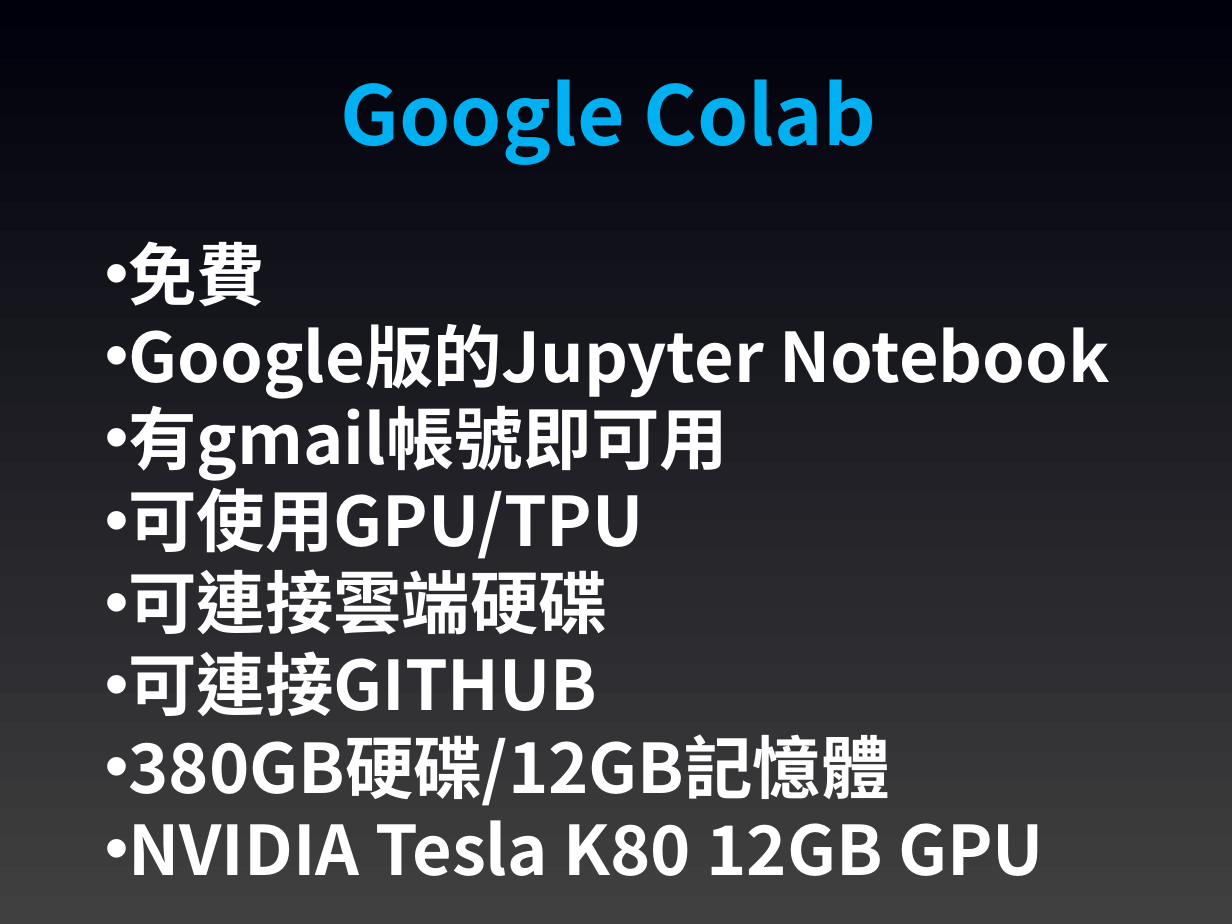
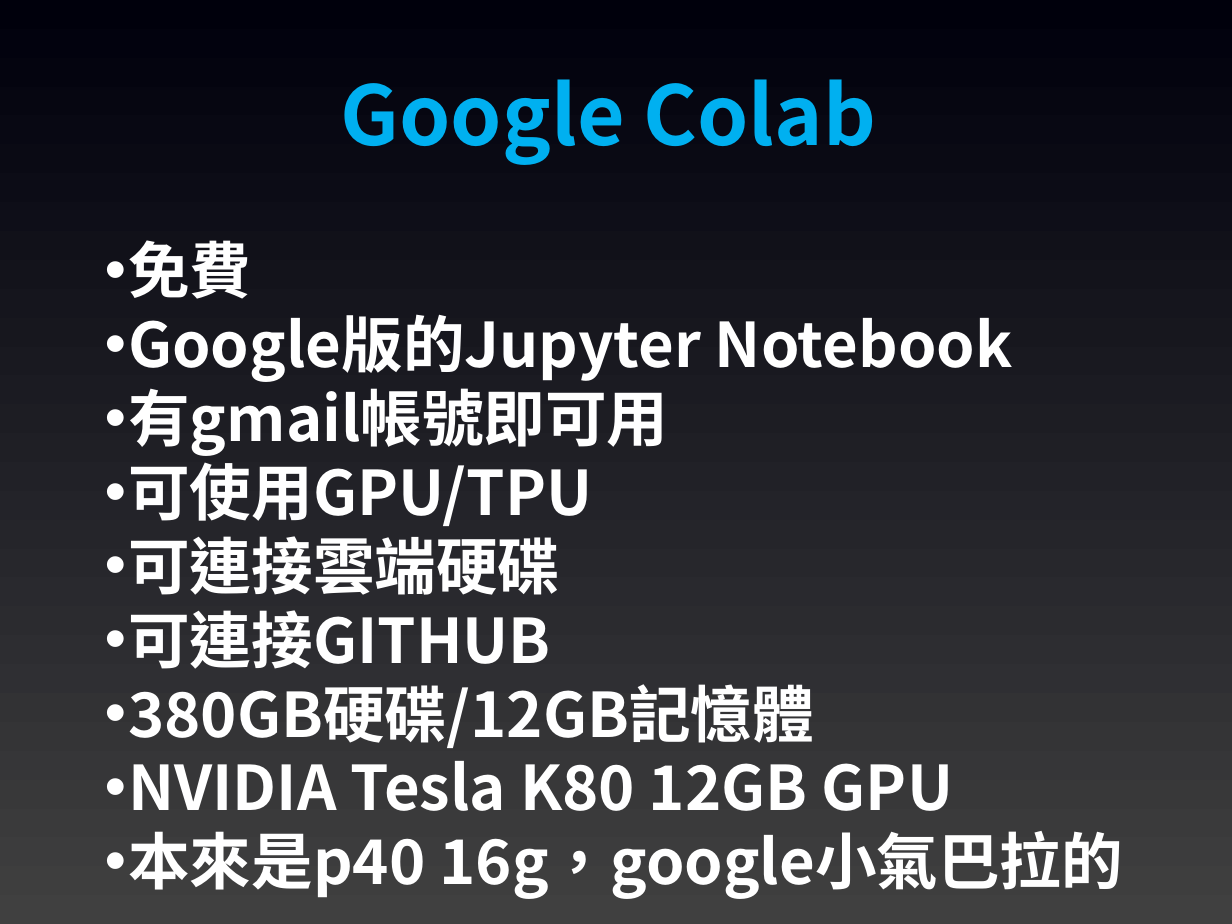
Before and after one commit to joshhu/cht_pytorch_201910, a slide deck: slide 39 of 00 - Pytorch環境介紹.pptx. Drawn at 1232x924 pixels with LibreOffice and Linux fonts; fonts in the diff are those of the drawing. Boxes give left, top, right and bottom in pixels: in the first picture for what was removed or moved away, otherwise in the second. Text is boxed around its words. In the diff, an @@ line names an element or a change of style, - is before the commit and + after.

```diff
--- a/00 - Pytorch環境介紹.pptx
+++ b/00 - Pytorch環境介紹.pptx
@@ text at bbox=[128, 240, 1013, 811]: size 40 to 36 pt in "免費", "Google版的Jupyter Notebook", "有gmail帳號即可用", "可使用GPU/TPU" and 4 more places @@
@@ text at bbox=[128, 831, 1123, 899]: paragraph added @@
+• 本來是p40 16g，google小氣巴拉的
```
Also in this commit, not shown: 8 other slides changed, 2 other files.
